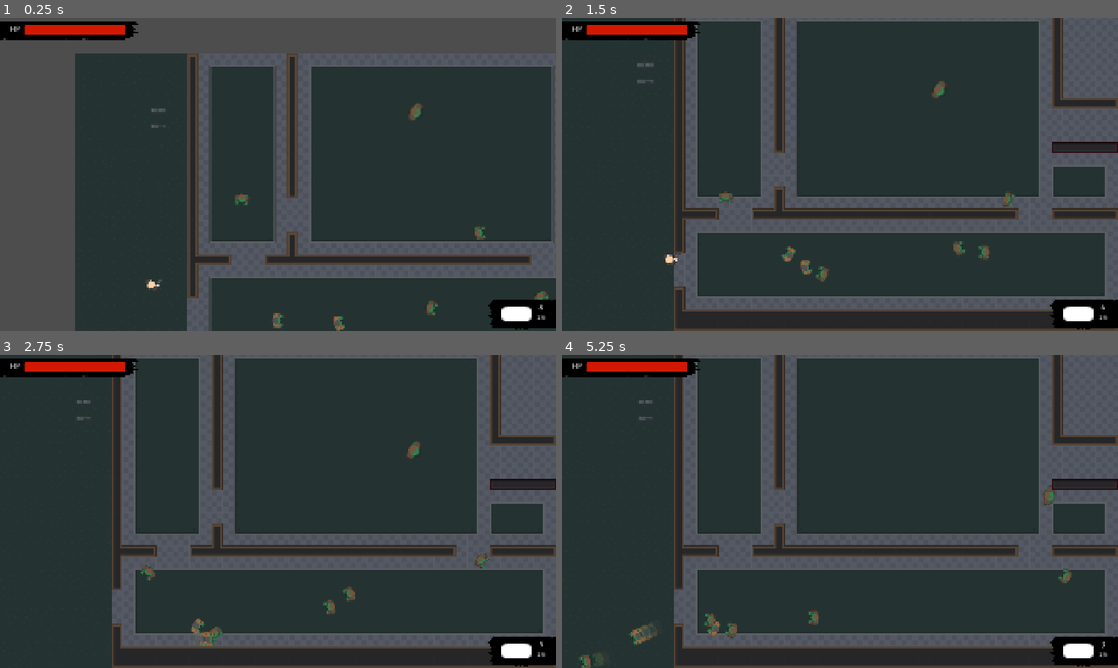
Above: before the commit, frames 1-4 (two rows, left to right).
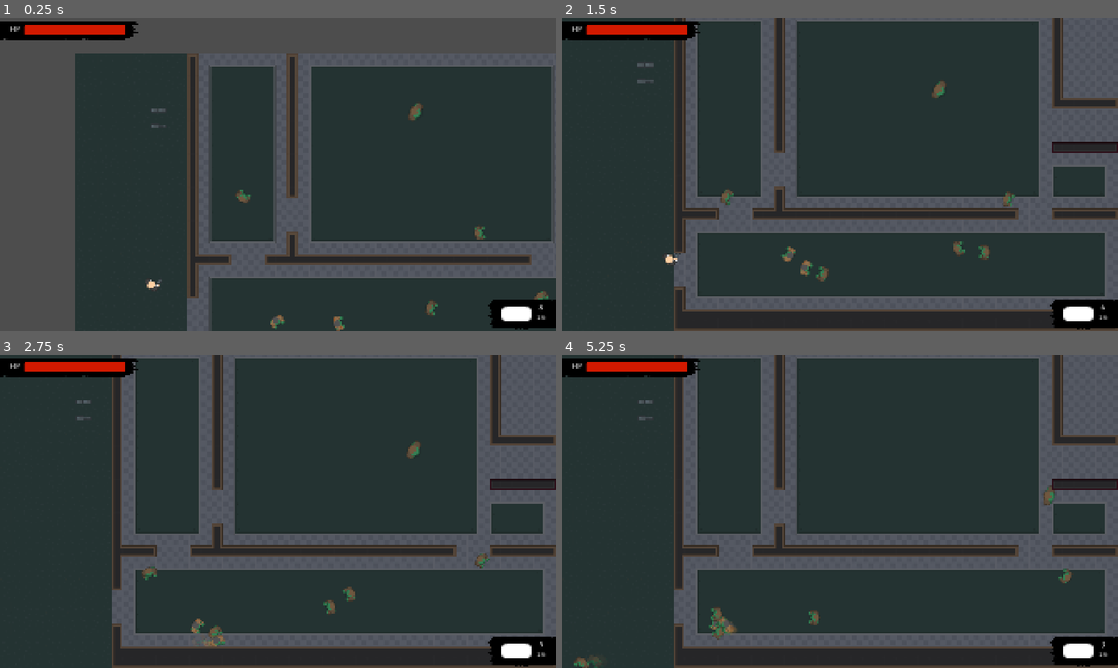
Above: after the commit, the same moments.

Repository: noor-shalaby/velvet-venom
Game: Godot game, scene res://scenes/levels/test_level1_base.tscn
The game is run twice, just before and just after one commit, with the same random seed, the same clock (stepped at 60 frames per second) and the same inputs. This scene is started directly instead of the project's main scene. Sound files missing from this copy of the repository are replaced by a short silence.
Inputs (mouse positions are in pixels of both pictures, inside the frame that each line leads up to):
- Up to frame 1 (0.25 s): no input
- Up to frame 2 (1.5 s): tap Enter (ui_accept) at 0.5, 0.77 s; move the mouse to (962, 158) at 0.52 s; hold D (right) 0.53-1.28 s; hold Shift (dash) 0.53-1.28 s; click (962, 158) at 0.8 s; move the mouse to (728, 190) at 1.27 s; hold S (down) from 1.28 s (still down); click (728, 190) at 1.35 s
- Up to frame 3 (2.75 s): tap Enter (ui_accept) at 1.52 s; tap Shift (dash) at 1.55 s; move the mouse to (333, 442) at 2.02 s; release S (down) at 2.03 s; hold D (right) from 2.03 s (still down); hold Shift (dash) from 2.03 s (still down); click (333, 442) at 2.3 s
- Up to frame 4 (5.25 s): move the mouse to (812, 574) at 2.77 s; release D (right) at 2.78 s; release Shift (dash) at 2.78 s; hold Up (ui_up) 2.78-3.53 s; click (812, 574) at 2.85 s; tap Enter (ui_accept) at 3.02, 3.77, 4.52 s; tap Shift (dash) at 3.05, 4.55 s; move the mouse to (1006, 558) at 3.52 s; hold Right mouse button (fire_alt) 3.53-4.28 s; hold A (left) 3.53-5.03 s; click (1006, 558) at 3.8 s; tap R (reload) at 4.15 s; move the mouse to (673, 464) at 4.27 s; tap 1 (gun) at 4.35 s; move the mouse to (867, 511) at 5.02 s; hold S (down) from 5.03 s (still down); hold 2 (machinegun) from 5.03 s (still down)

The runs differ from the first frame. In frame 1, 0.1% of the frame differs, in the area x 42-52%, y 54-100%; in frame 2, 0.1%; in frame 3, 0.2%; in frame 4, 0.6%, in the area x 2-32%, y 80-100%.

Commit message:
appllied delta to all lerps

Diff:
--- a/scenes/characters/zombie_brawler.tscn
+++ b/scenes/characters/zombie_brawler.tscn
@@ -36,7 +36,7 @@
 motion_mode = 1
 wall_min_slide_angle = 0.0
 script = ExtResource("2_f1vlm")
-turning_speed = 0.2
+turning_speed = 12.0
 patrol_speed = 80.0
 chase_speed = 240.0
 damage = 50.0
--- a/scripts/characters/player/player.gd
+++ b/scripts/characters/player/player.gd
@@ -3,7 +3,7 @@
 
 @export_category("Movement")
 @export var movement_speed: float = 350.0
-@export_range(0.0, 1.0, 0.01) var friction: float = 0.3
+@export var friction: float = 18.0
 
 @export_category("Dash")
 @export var dash_speed: float = 1500.0
@@ -114,7 +114,7 @@
 
 	if not is_dashing:
 		velocity = movement_speed * input_dir
-		velocity = lerp(get_real_velocity(), velocity, friction)
+		velocity = lerp(get_real_velocity(), velocity, friction * delta)
 
 	if is_dashing:
 		velocity = dash_speed * dash_dir
@@ -123,7 +123,7 @@
 
 	if is_knocked_back:
 		velocity += knockback_velocity
-		velocity = lerp(get_real_velocity(), velocity, friction)
+		velocity = lerp(get_real_velocity(), velocity, friction * delta)
 		is_knocked_back = false
 
 	move_and_slide()
--- a/scripts/characters/zombies/zombie.gd
+++ b/scripts/characters/zombies/zombie.gd
@@ -2,10 +2,10 @@
 extends CharacterBody2D
 
 @export_category("Movement")
-@export var turning_speed: float = 0.3
+@export var turning_speed: float = 18.0
 @export var patrol_speed: float = 100.0
 @export var chase_speed: float = 300.0
-@export_range(0.0, 1.0, 0.01) var friction: float = 0.3
+@export var friction: float = 18.0
 
 @export_category("Attack")
 @export var damage: float = 20
@@ -61,10 +61,10 @@
 		new_target = null
 	target = new_target
 	if target:
-		movement_speed = lerp(movement_speed, chase_speed, 0.1)
+		movement_speed = lerp(movement_speed, chase_speed, 6.0 * get_process_delta_time())
 		comm_area.set_deferred("monitoring", true)
 	else:
-		movement_speed = lerp(movement_speed, patrol_speed, 0.1)
+		movement_speed = lerp(movement_speed, patrol_speed, 6.0 * get_process_delta_time())
 		comm_area.set_deferred("monitoring", false)
 var target_in_vision: CharacterBody2D
 
@@ -137,7 +137,7 @@
 	if not is_stunned:
 		var next_path_pos: Vector2 = nav_agent.get_next_path_position()
 		dir = global_position.direction_to(next_path_pos)
-		global_rotation = lerp_angle(global_rotation, (next_path_pos - global_position).angle(), turning_speed)
+		global_rotation = lerp_angle(global_rotation, (next_path_pos - global_position).angle(), turning_speed * delta)
 		velocity = movement_speed * dir
 
 	handle_knockback()
@@ -175,7 +175,7 @@
 func handle_knockback() -> void:
 	if is_knocked_back:
 		velocity += knockback_velocity
-		velocity = lerp(get_real_velocity(), velocity, friction)
+		velocity = lerp(get_real_velocity(), velocity, friction * get_process_delta_time())
 		is_knocked_back = false
 
 
--- a/scripts/characters/zombies/zombie_gunner.gd
+++ b/scripts/characters/zombies/zombie_gunner.gd
@@ -61,7 +61,7 @@
 
 var weapon: Dictionary[String, Variant] = weapons.pick_random()
 
-@export_range(0.0, 1.0, 0.01) var precision: float = 0.1
+@export_range(0.0, 1.0, 0.01) var precision: float = 6.0
 @export var melee_range: float = 76.0
 
 var can_shoot: bool = true
@@ -109,12 +109,12 @@
 		if target and eyes_on_target(target) > 1 and not melee_ray.is_colliding() and not melee_mode and open_fire_on_screen and vis_notifier.is_on_screen():
 			velocity = Vector2.ZERO
 			if sprite.animation != weapon["name"] + "_reload":
-				global_rotation = lerp_angle(global_rotation, (target.global_position - global_position).angle(), precision)
+				global_rotation = lerp_angle(global_rotation, (target.global_position - global_position).angle(), precision * delta)
 			shoot()
 		else:
 			var next_path_pos: Vector2 = nav_agent.get_next_path_position()
 			dir = global_position.direction_to(next_path_pos)
-			global_rotation = lerp_angle(global_rotation, (next_path_pos - global_position).angle(), turning_speed)
+			global_rotation = lerp_angle(global_rotation, (next_path_pos - global_position).angle(), turning_speed * delta)
 			velocity = movement_speed * dir
 
 	handle_knockback()
--- a/scripts/ui/cam_ctrl.gd
+++ b/scripts/ui/cam_ctrl.gd
@@ -27,8 +27,8 @@
 		global_position = host.global_position
 
 		var mouse_pos: Vector2 = get_global_mouse_position()
-		cam.position.x = lerp(cam.position.x, (mouse_pos.x - host.global_position.x) / (viewport_rect.size.x / 2.0) * 128, 0.8)
-		cam.position.y = lerp(cam.position.y, (mouse_pos.y - host.global_position.y) / (viewport_rect.size.y / 2.0) * 128, 0.8)
+		cam.position.x = lerp(cam.position.x, (mouse_pos.x - host.global_position.x) / (viewport_rect.size.x / 2.0) * 128, 47.0 * delta)
+		cam.position.y = lerp(cam.position.y, (mouse_pos.y - host.global_position.y) / (viewport_rect.size.y / 2.0) * 128, 47.0 * delta)
 
 	if not Settings.screenshake:
 		return
Not shown, changed: TODOs.txt
Not shown, changed: devlog.txt
